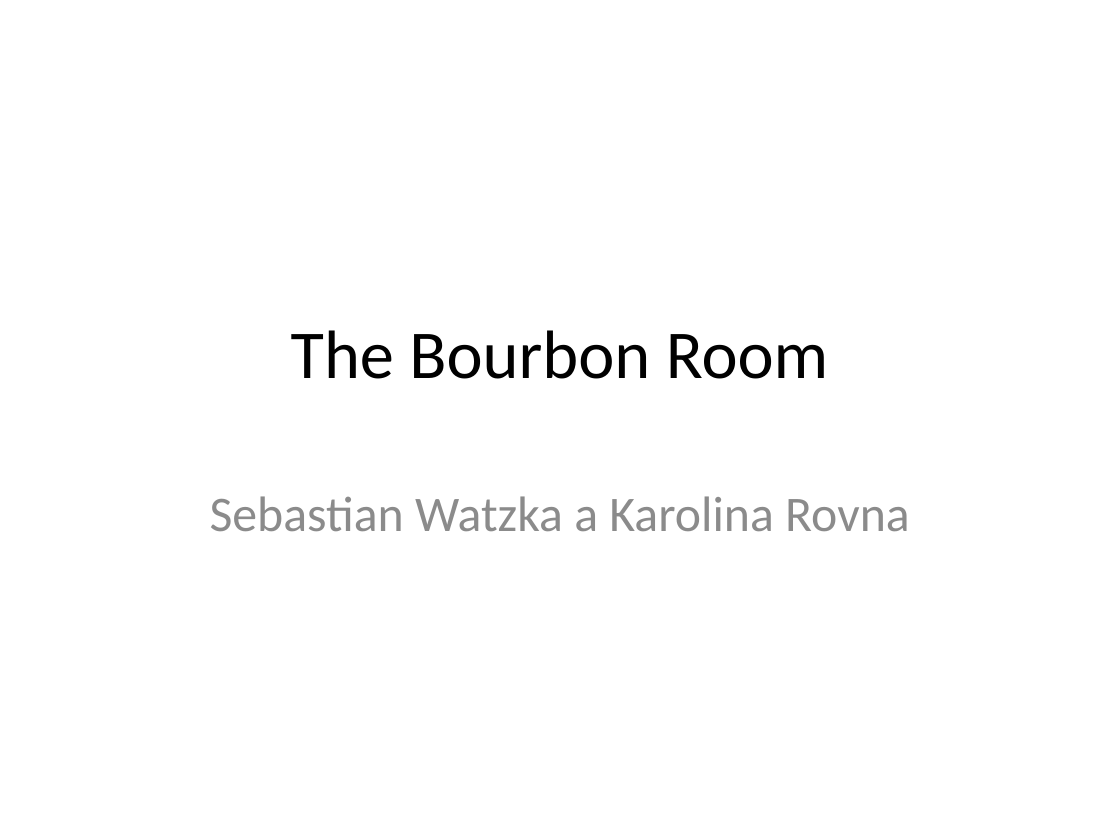
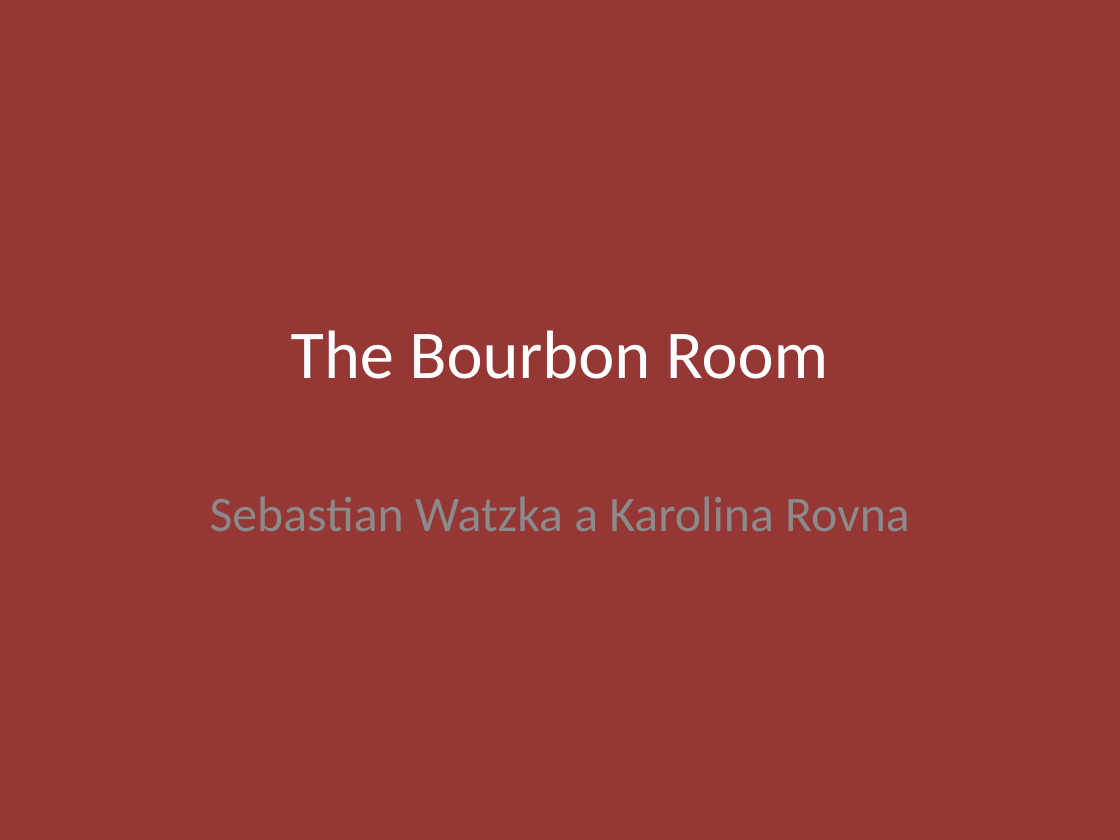
Before and after one commit to sebooo-o/Hen-10, a slide deck: slide 1 of presentation.pptx. Drawn at 1120x840 pixels with LibreOffice and Linux fonts; fonts in the diff are those of the drawing. Boxes give left, top, right and bottom in pixels: in the first picture for what was removed or moved away, otherwise in the second. Text is boxed around its words. In the diff, an @@ line names an element or a change of style, - is before the commit and + after.

Commit message:
farba

```diff
--- a/presentation.pptx
+++ b/presentation.pptx
@@ background #FFFFFF to #953735 @@
@@ title "The Bourbon Room" at [291,330,829,379]: text colour #000000 to #FFFFFF @@
```
